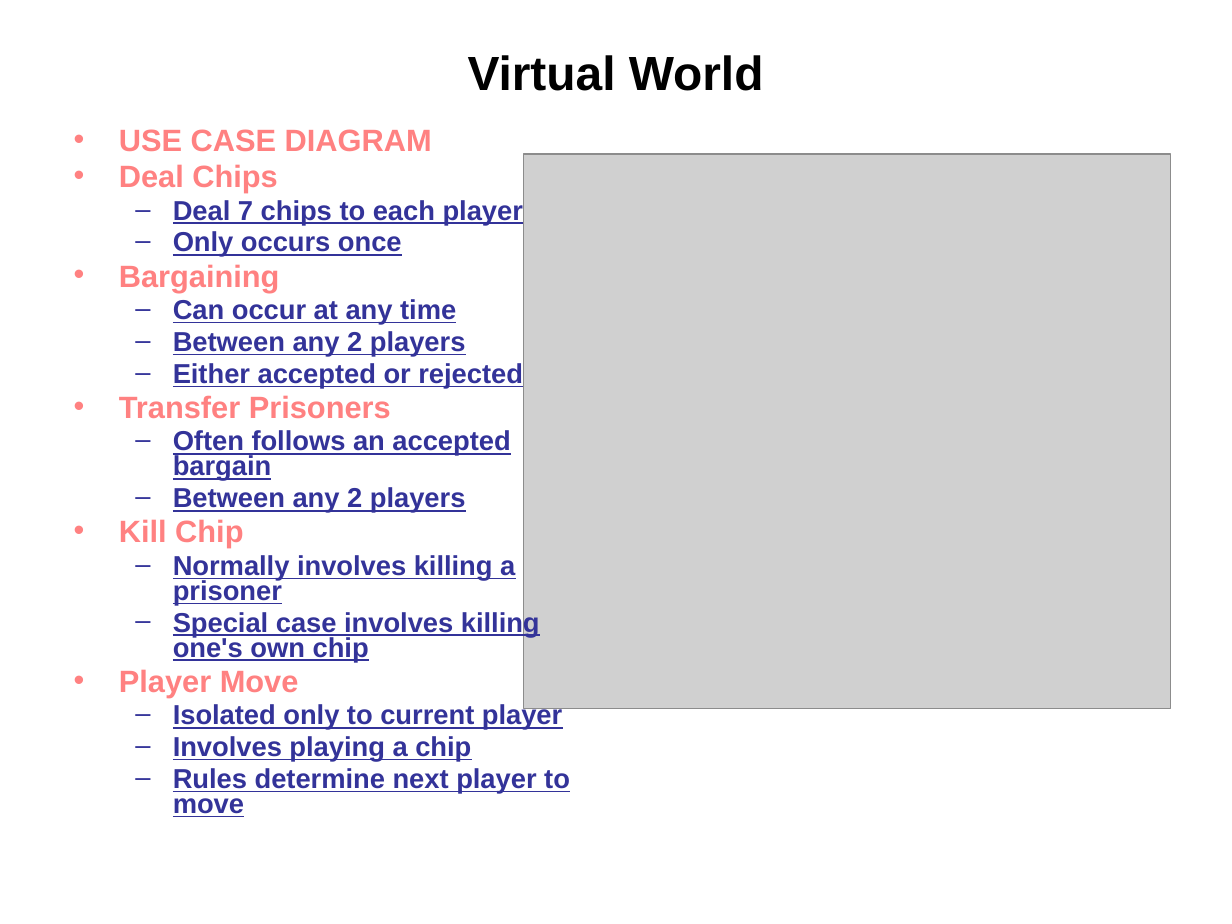
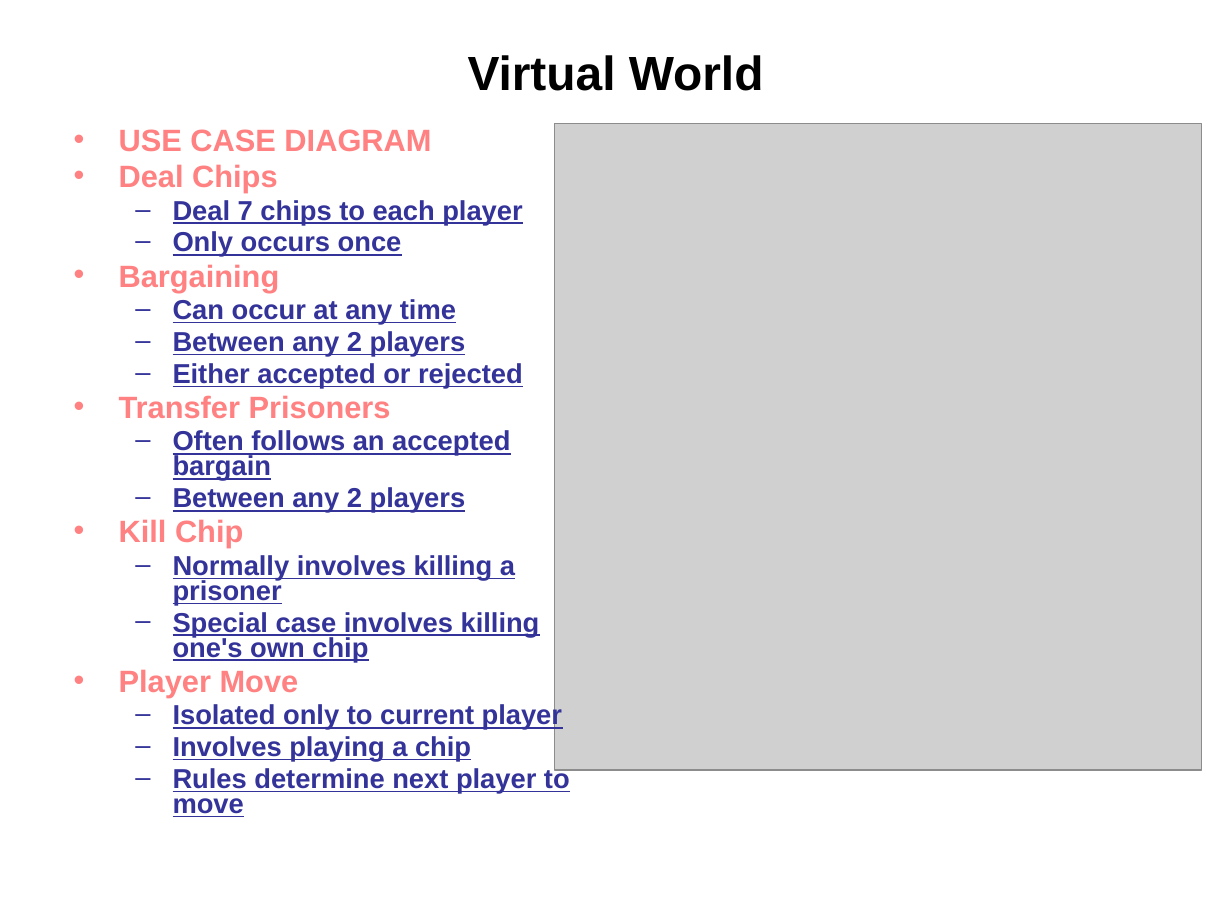
Before and after one commit to Steve132/solongsucker, a slide deck: slide 2 of doc/Presentation.ppt. Drawn at 1232x924 pixels with LibreOffice and Linux fonts; fonts in the diff are those of the drawing; grey boxes stand for pictures. Boxes give left, top, right and bottom in pixels: in the first picture for what was removed or moved away, otherwise in the second. Text is boxed around its words. In the diff, an @@ line names an element or a change of style, - is before the commit and + after.

```diff
--- a/doc/Presentation.ppt
+++ b/doc/Presentation.ppt
@@ text "USE CASE DIAGRAM" at (x1=119, y1=129, x2=570, y2=817): indent changed @@
@@ picture resized from (x1=524, y1=154, x2=1170, y2=708) to (x1=554, y1=123, x2=1201, y2=770) @@
```
Also in this commit, not shown: 1 slide added, 1 slide removed, 1 other file.
